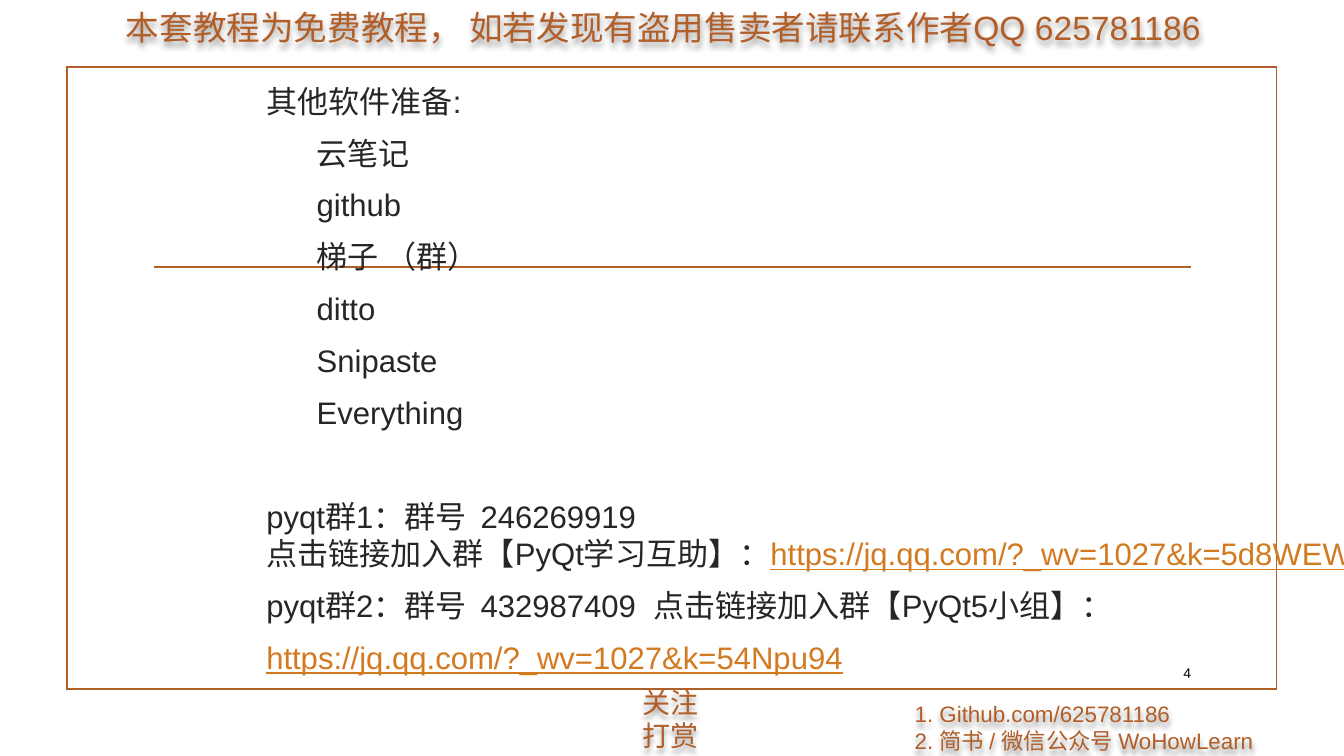
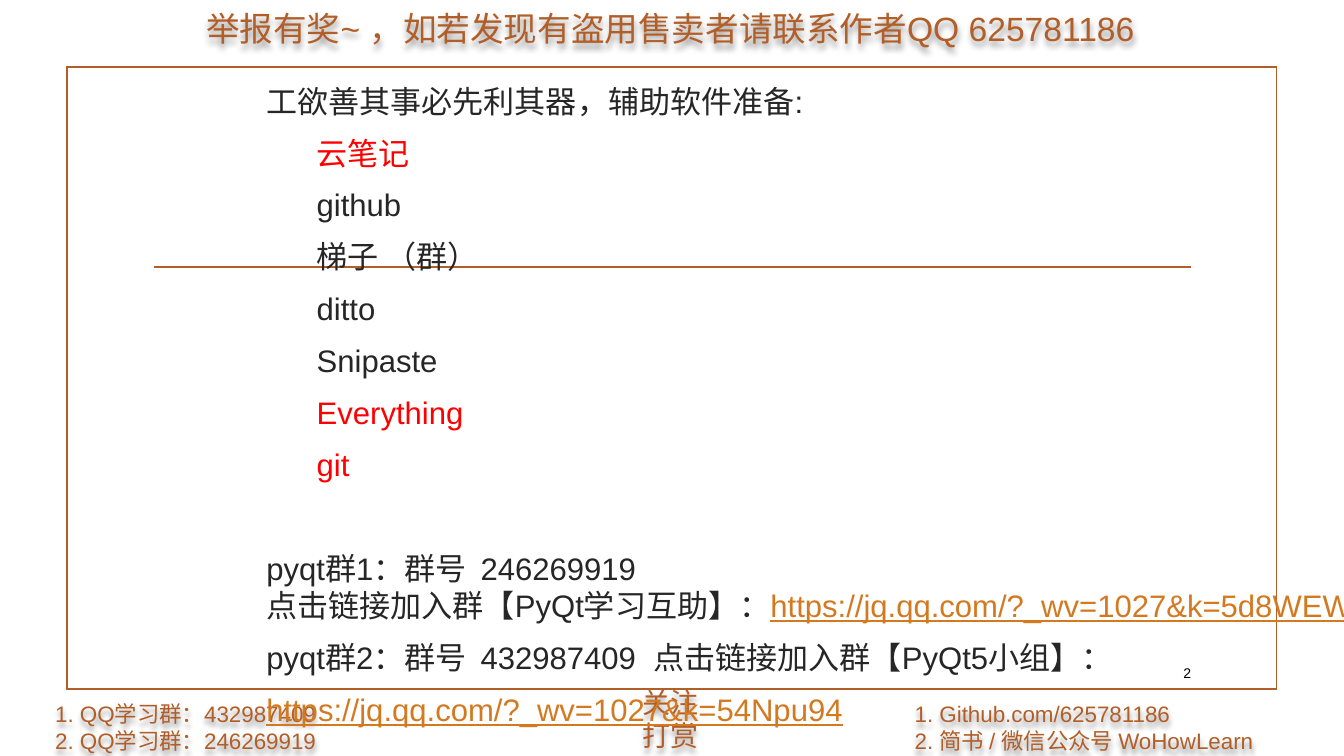
Before and after one commit to 625781186/WoHowLearn_PyQt5, a slide deck: slide 2 of 1.准备/1.准备.pptx (slide 4 before the commit). Drawn at 1344x756 pixels with LibreOffice and Linux fonts; fonts in the diff are those of the drawing; background and template pictures are left out. Boxes give left, top, right and bottom in pixels: in the first picture for what was removed or moved away, otherwise in the second. Text is boxed around its words. In the diff, an @@ line names an element or a change of style, - is before the commit and + after.

```diff
--- a/1.准备/1.准备.pptx
+++ b/1.准备/1.准备.pptx
@@ text at box(206, 13, 1135, 48): text changed @@
-本套教程为免费教程， 如若发现有盗用售卖者请联系作者QQ 625781186
+举报有奖~ ，如若发现有盗用售卖者请联系作者QQ 625781186
@@ text at box(266, 87, 803, 116): text changed @@
-其他软件准备:
+工欲善其事必先利其器，辅助软件准备:
@@ text at box(317, 139, 464, 431): text colour #262626 to #FF0000 in "云笔记", "Everything" @@
@@ text at box(317, 453, 350, 483): paragraph added @@
+git
@@ page number at box(1183, 668, 1191, 678): text changed @@
-4
+2
@@ text added at box(55, 704, 316, 754), 16 pt, text #B15E28 @@
+1. QQ学习群：432987409
+2. QQ学习群：246269919
```
Also in this commit, not shown: 4 other slides changed, 2 slides added, 4 slides removed.
